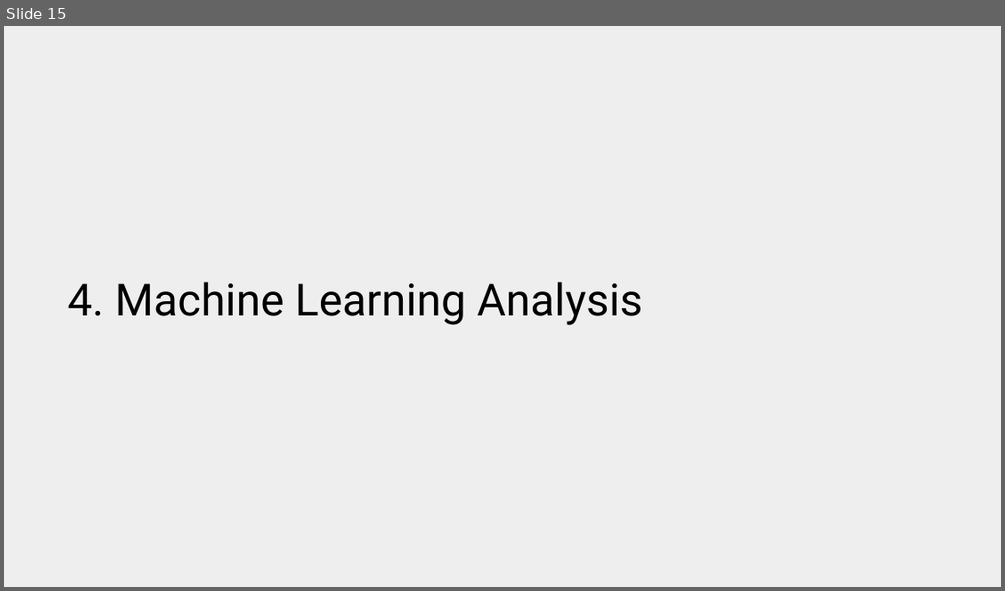
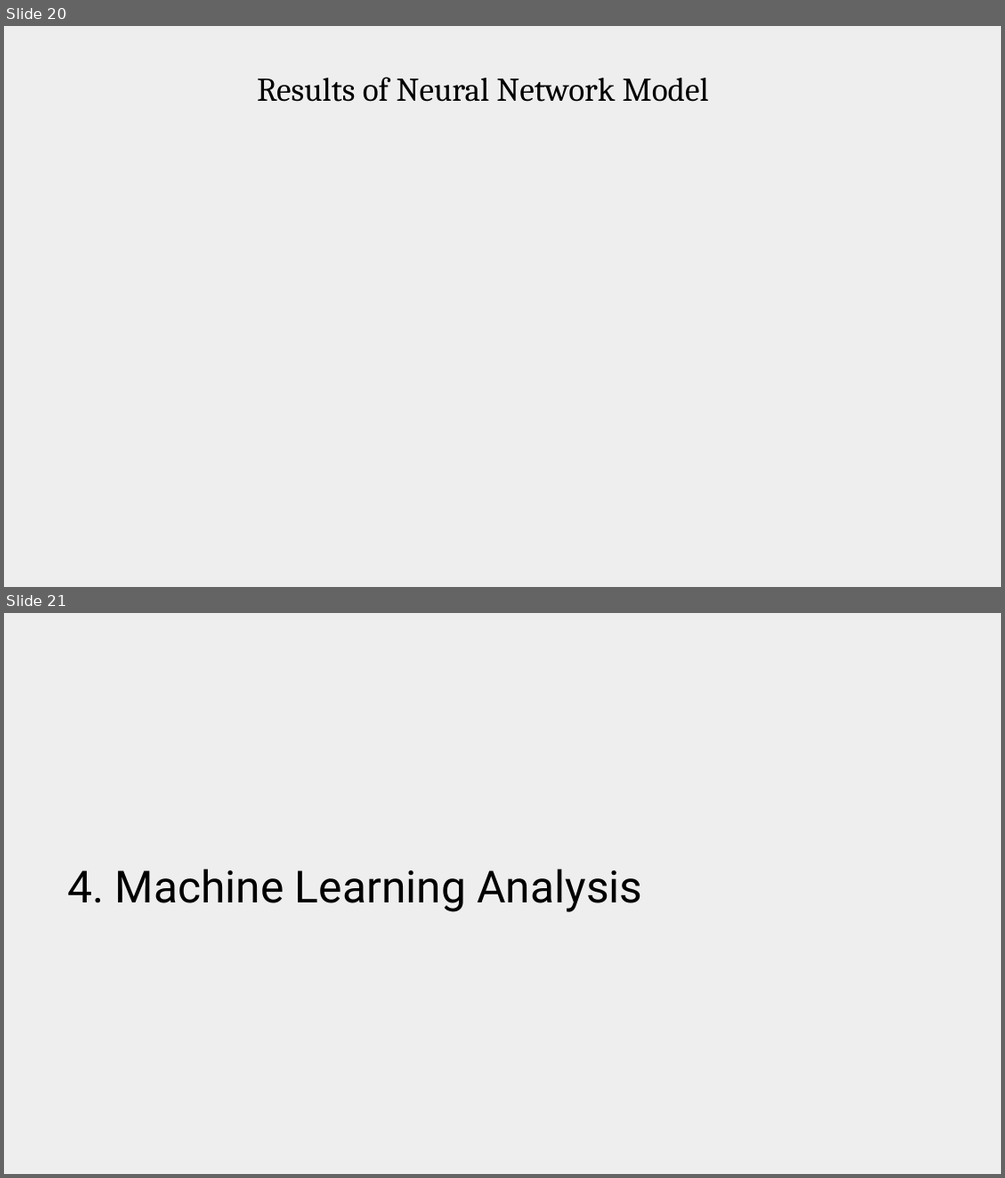
Before and after one commit to Maitha-mo/sampleGuys_final-project_dsml2021, a slide deck: Sample Guys _ Demo Day _ AstroLabs DS ML Bootcamp Oct Nov 2021.pptx. Shown one above the other, each under a label of ours: slide 15 before the commit, slides 20 and 21 after it. The pictures are 1005x591 and 1005x1178 pixels, drawn with LibreOffice and Linux fonts; fonts in the diff are those of the drawing. Boxes give left, top, right and bottom in pixels: in the first picture for what was removed or moved away, otherwise in the second. Text is boxed around its words. In the diff, an @@ line names an element or a change of style, - is before the commit and + after.

```diff
--- a/Sample Guys _ Demo Day _ AstroLabs DS ML Bootcamp Oct Nov 2021.pptx
+++ b/Sample Guys _ Demo Day _ AstroLabs DS ML Bootcamp Oct Nov 2021.pptx
@@ slide 20 added at bbox=[4, 26, 1001, 587], background #EEEEEE @@
@@ text added at bbox=[257, 77, 709, 102], 24 pt, text #000000 @@
+Results of Neural Network Model
@@ what was slide 15 is now slide 21 @@
```
Also in this commit, not shown: 5 slides changed, 7 other slides added, 2 slides removed, 1 other file.
